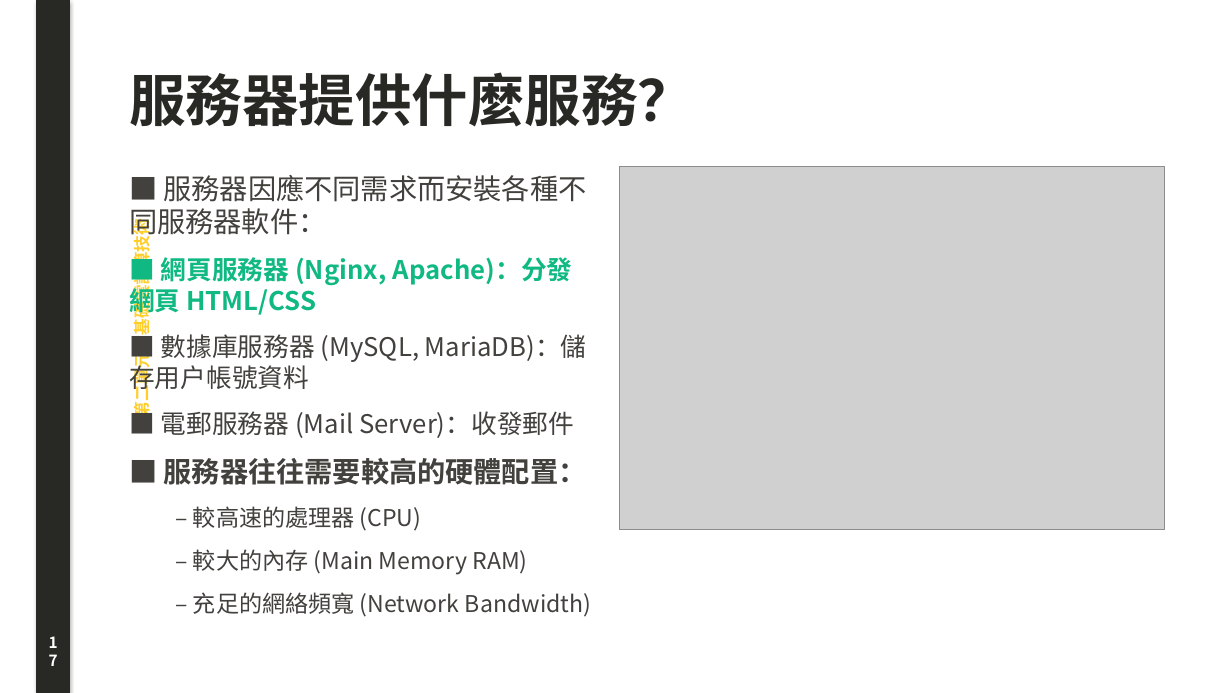
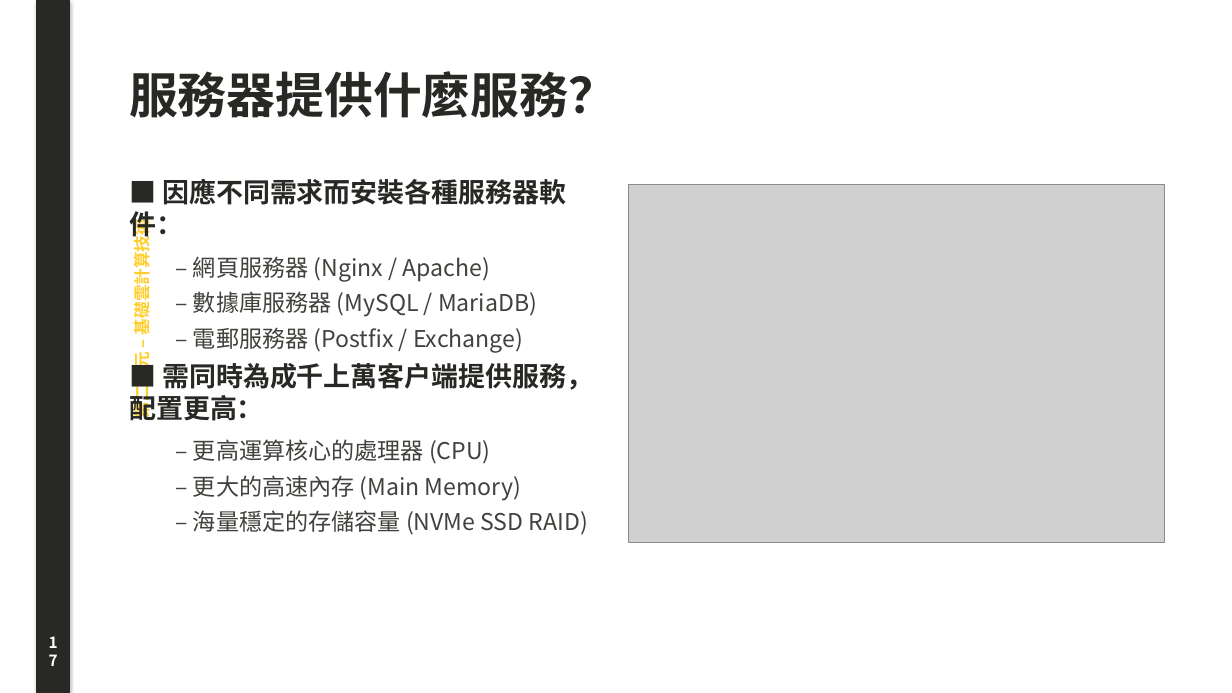
Before and after one commit to joe-ging/seed-cloud-curriculum, a slide deck: slide 17 of downloads/Deck01_Cloud_Foundations_Lecture_Note.pptx. Drawn at 1232x693 pixels with LibreOffice and Linux fonts; fonts in the diff are those of the drawing; grey boxes stand for pictures. Boxes give left, top, right and bottom in pixels: in the first picture for what was removed or moved away, otherwise in the second. Text is boxed around its words. In the diff, an @@ line names an element or a change of style, - is before the commit and + after.

Commit message:
feat: 100% faithful original deck layout with large pizza & real photos gallery

```diff
--- a/downloads/Deck01_Cloud_Foundations_Lecture_Note.pptx
+++ b/downloads/Deck01_Cloud_Foundations_Lecture_Note.pptx
@@ text "服務器提供什麼服務？" at box(129, 71, 617, 118): size 44 to 38 pt @@
@@ text at box(129, 179, 593, 535): text changed; size 20 to 18 pt @@
-■ 服務器因應不同需求而安裝各種不同服務器軟件：
-■ 網頁服務器 (Nginx, Apache)：分發網頁 HTML/CSS
-■ 數據庫服務器 (MySQL, MariaDB)：儲存用戶帳號資料
-■ 電郵服務器 (Mail Server)：收發郵件
-■ 服務器往往需要較高的硬體配置：
-  – 較高速的處理器 (CPU)
-  – 較大的內存 (Main Memory RAM)
-  – 充足的網絡頻寬 (Network Bandwidth)
+■ 因應不同需求而安裝各種服務器軟件：
+  – 網頁服務器 (Nginx / Apache)
+  – 數據庫服務器 (MySQL / MariaDB)
+  – 電郵服務器 (Postfix / Exchange)
+■ 需同時為成千上萬客戶端提供服務，配置更高：
+  – 更高運算核心的處理器 (CPU)
+  – 更大的高速內存 (Main Memory)
+  – 海量穩定的存儲容量 (NVMe SSD RAID)
@@ picture: place and size @@
-picture at box(619, 166, 1165, 530)
+picture at box(628, 185, 1165, 543)
```
Also in this commit, not shown: 23 other slides changed, 16 slides added, 16 slides removed, 42 other files.
